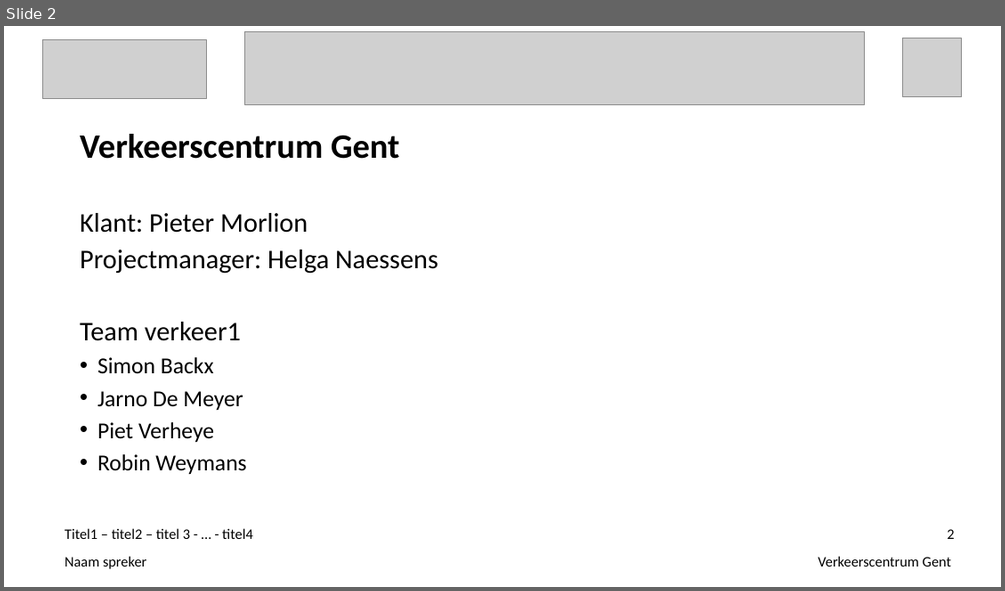
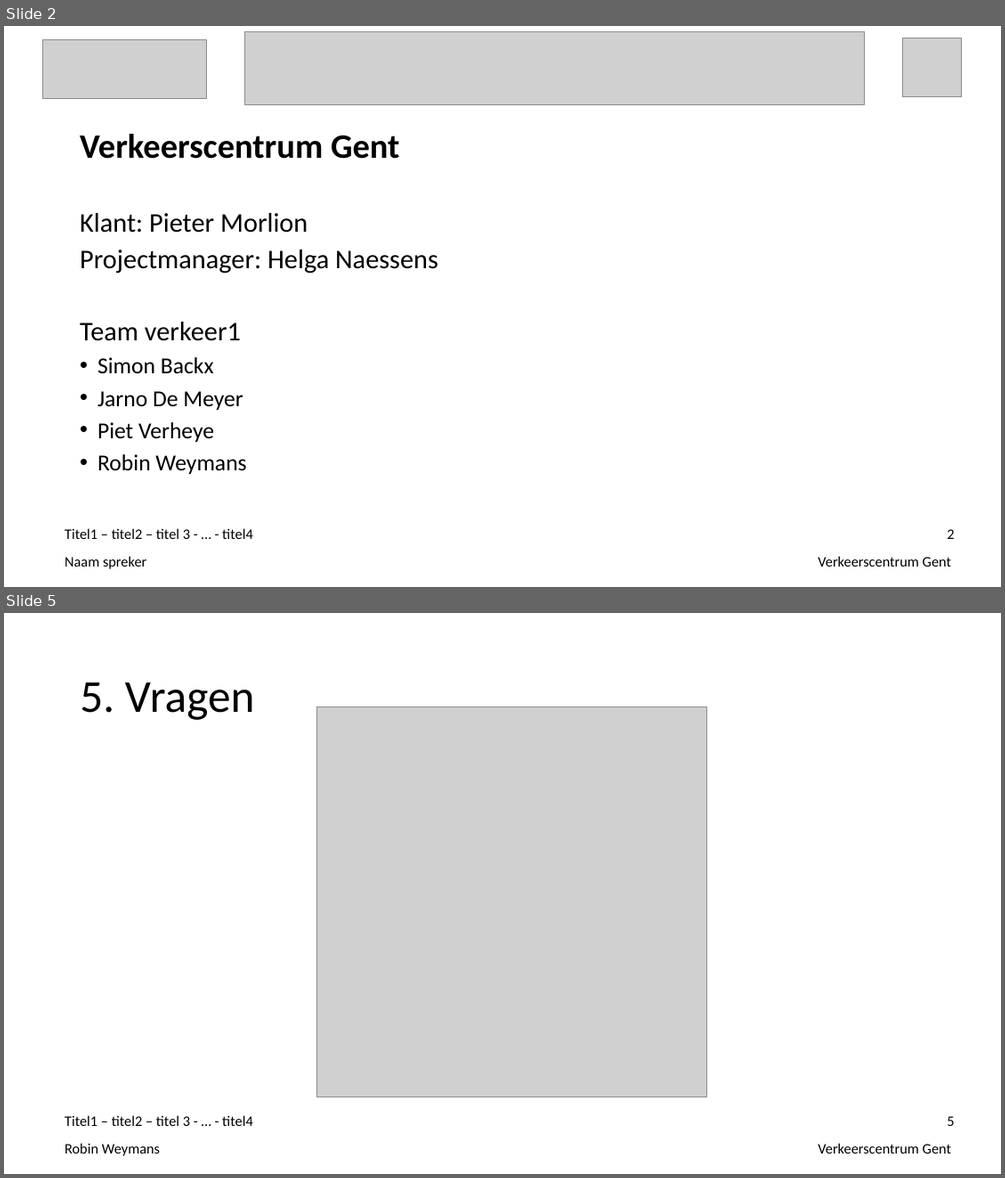
Before and after one commit to ghentlivinglab/Traffic-Travel-Time-Analyzer-1, a slide deck: Einddocumentatie/Presentatie.ppt. Shown one above the other, each under a label of ours: slide 2 before the commit, slides 2 and 5 after it; the slides between them are not shown. The pictures are 1005x591 and 1005x1178 pixels, drawn with LibreOffice and Linux fonts; fonts in the diff are those of the drawing; grey boxes stand for pictures. Boxes give left, top, right and bottom in pixels: in the first picture for what was removed or moved away, otherwise in the second. Text is boxed around its words. In the diff, an @@ line names an element or a change of style, - is before the commit and + after.

```diff
--- a/Einddocumentatie/Presentatie.ppt
+++ b/Einddocumentatie/Presentatie.ppt
@@ slide 5 added at [4,613,1001,1174], background #FFFFFF @@
@@ title added at [80,682,255,720], 44 pt, text #000000 @@
+5. Vragen
@@ picture added at [317,707,706,1096] @@
@@ text added at [65,1115,253,1126], 14 pt, text #000000 @@
+Titel1 – titel2 – titel 3 - … - titel4
@@ page number added at [947,1116,954,1126], 14 pt, text #000000 @@
+5
@@ text added at [65,1143,160,1156], 14 pt, text #000000 @@
+Robin Weymans
@@ text added at [817,1143,951,1153], 14 pt, text #000000 @@
+Verkeerscentrum Gent
```
Also in this commit, not shown: 1 slide changed, 2 other slides added.
